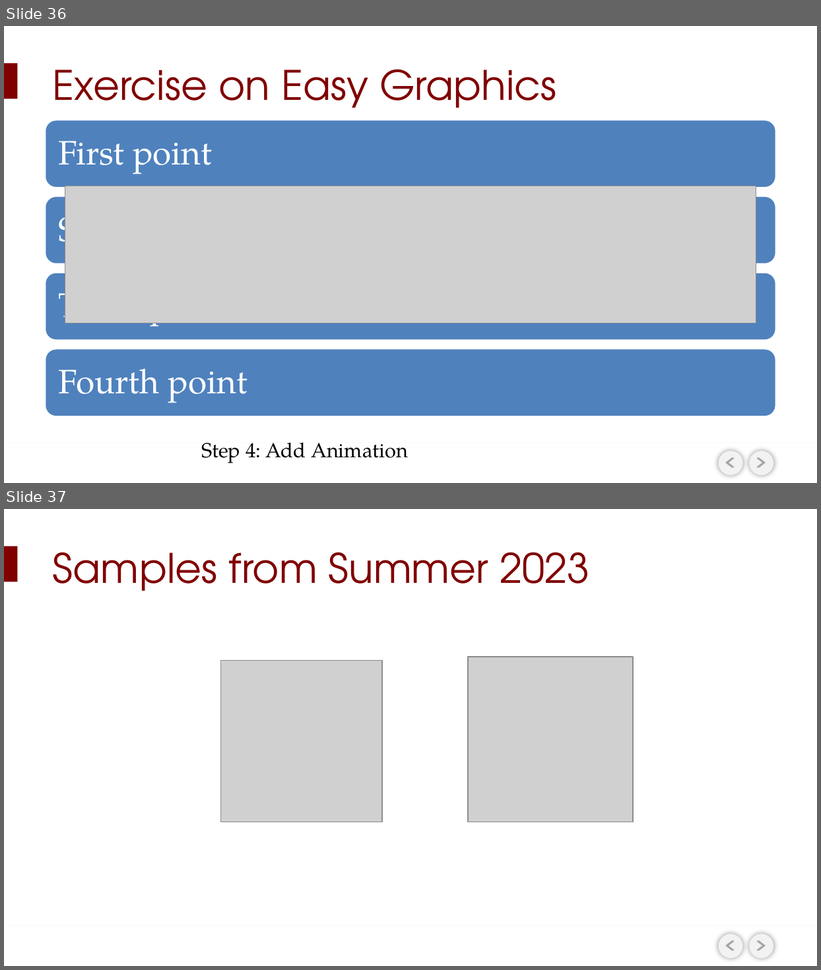
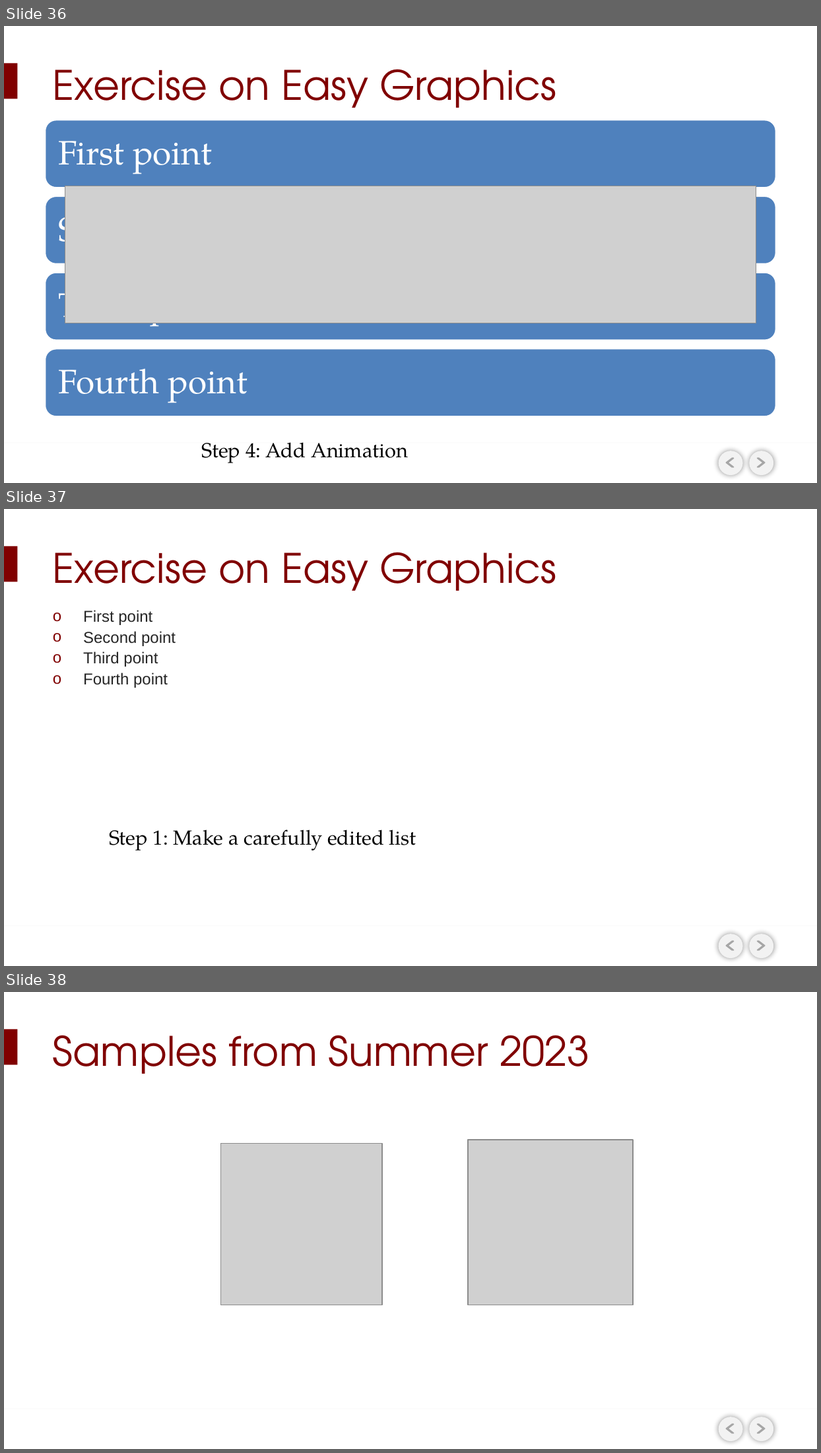
Before and after one commit to USCbiostats/LAsBEST, a slide deck: google-drive/week04/1Mon/1_Writing a Research Abstract and Poster Presentation.pptx. Shown one above the other, each under a label of ours: slides 36 and 37 before the commit, slides 36, 37 and 38 after it. The pictures are 821x970 and 821x1453 pixels, drawn with LibreOffice and Linux fonts; fonts in the diff are those of the drawing; grey boxes stand for pictures; background and template pictures are left out. Boxes give left, top, right and bottom in pixels: in the first picture for what was removed or moved away, otherwise in the second. Text is boxed around its words. In the diff, an @@ line names an element or a change of style, - is before the commit and + after.

```diff
--- a/google-drive/week04/1Mon/1_Writing a Research Abstract and Poster Presentation.pptx
+++ b/google-drive/week04/1Mon/1_Writing a Research Abstract and Poster Presentation.pptx
@@ slide 37 added at <box>4,509,817,966</box>, background #FFFFFF; not listed: 6 template elements that a slide beside it also shows @@
@@ title added at <box>53,552,556,591</box>, 36 pt, text #800000 @@
+Exercise on Easy Graphics
@@ text added at <box>83,610,176,688</box>, 14 pt, text #262626 @@
+o First point
+o Second point
+o Third point
+o Fourth point
@@ text added at <box>109,830,416,851</box>, 18 pt, text #000000 @@
+Step 1: Make a carefully edited list
@@ what was slide 37 is now slide 38 @@
```
Also in this commit, not shown: 2 slides changed, 3 other files.
